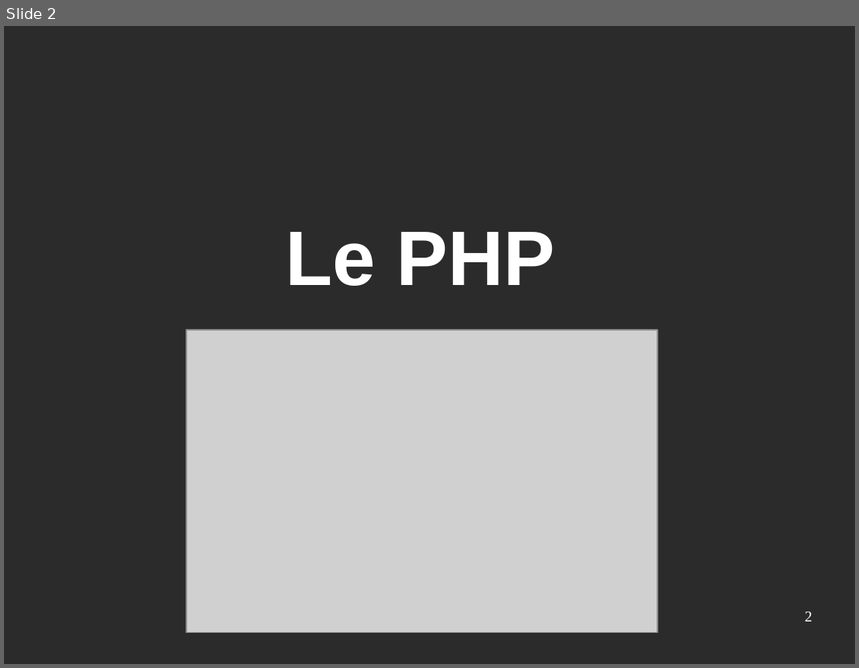
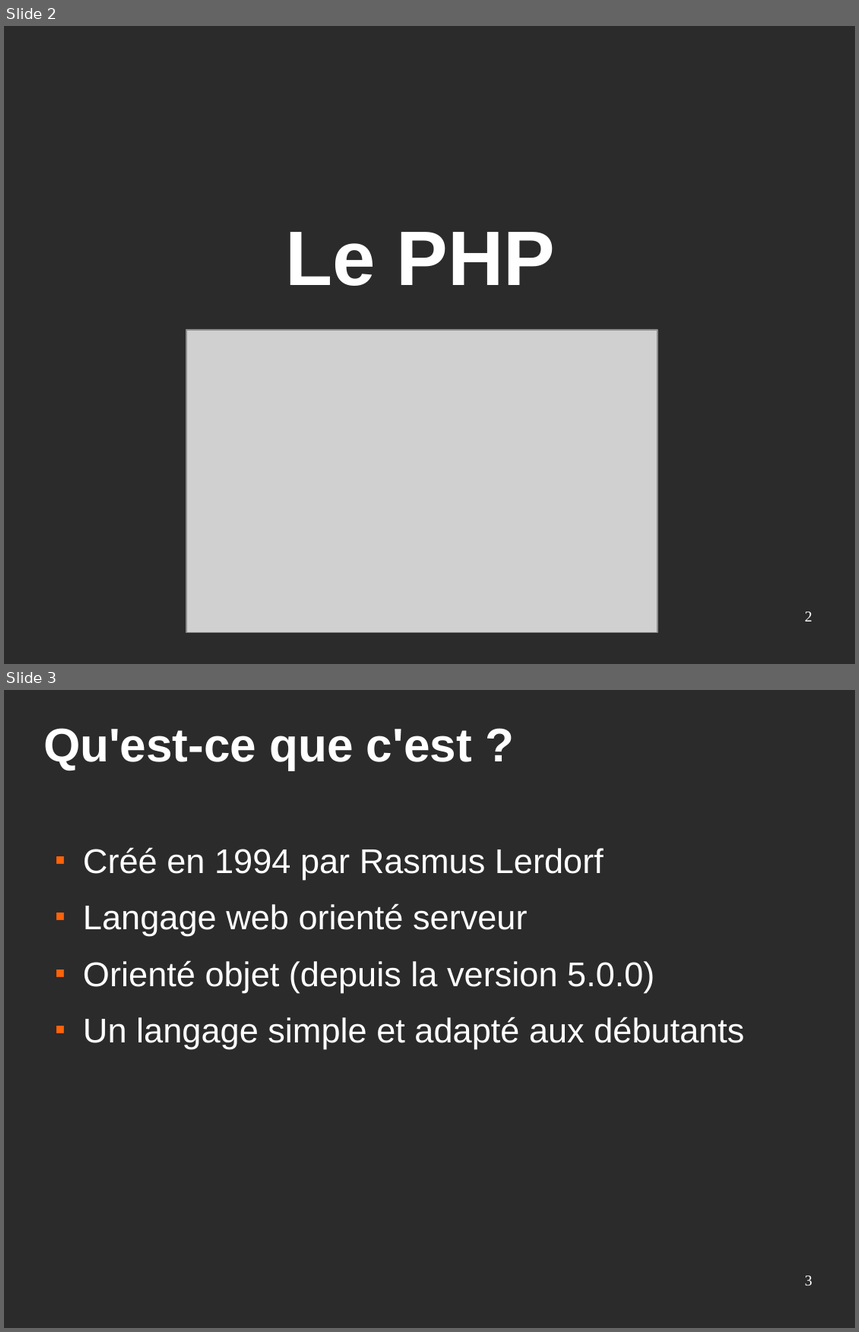
Before and after one commit to Eirbware/Formation, a slide deck: presentations/php.odp. Shown one above the other, each under a label of ours: slide 2 before the commit, slides 2 and 3 after it. The pictures are 859x668 and 859x1332 pixels, drawn with LibreOffice and Linux fonts; fonts in the diff are those of the drawing; grey boxes stand for pictures; background and template pictures are left out; a plain dark background stands for a picture behind light text. Boxes give left, top, right and bottom in pixels: in the first picture for what was removed or moved away, otherwise in the second. Text is boxed around its words. In the diff, an @@ line names an element or a change of style, - is before the commit and + after.

```diff
--- a/presentations/php.odp
+++ b/presentations/php.odp
@@ slide 3 added at [4,690,855,1328], background picture (left out) @@
@@ title added at [44,728,472,771], 44 pt, text #FFFFFF, bold @@
+Qu'est-ce que c'est ?
@@ text added at [83,847,744,1049], 32 pt, text #FFFFFF @@
+■ Créé en 1994 par Rasmus Lerdorf
+■ Langage web orienté serveur
+■ Orienté objet (depuis la version 5.0.0)
+■ Un langage simple et adapté aux débutants
@@ page number added at [805,1276,813,1286], 14 pt, text #FFFFFF @@
+3
```
Also in this commit, not shown: 11 other slides added.
